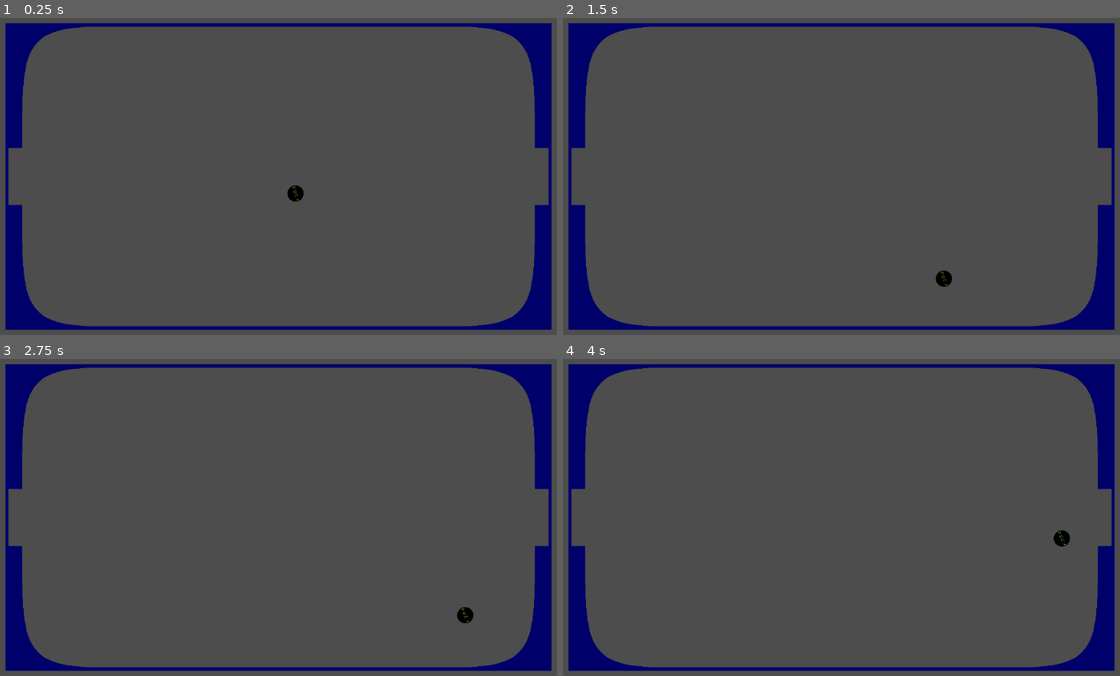
Above: before the commit, frames 1-4 (two rows, left to right).
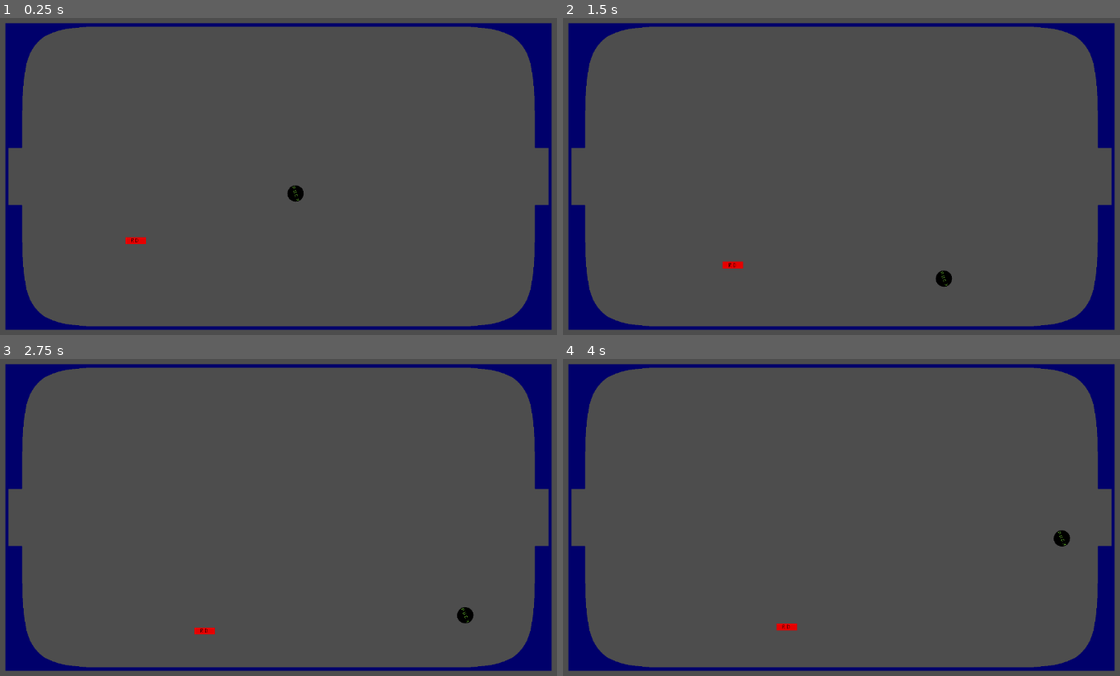
Above: after the commit, the same moments.

Repository: jdlorenz/bounce
Game: Godot game, scene res://scenes/game.tscn
The game is run twice, just before and just after one commit, with the same random seed, the same clock (stepped at 60 frames per second) and the same inputs.
Inputs:
- Up to frame 1 (0.25 s): no input
- Up to frame 2 (1.5 s): tap Enter (ui_accept) at 0.5, 0.6, 0.77, 1.07, 1.35 s; hold Right (ui_right) from 0.53 s (still down)
- Up to frame 3 (2.75 s): tap Enter (ui_accept) at 1.52, 1.82, 2.1 s; release Right (ui_right) at 2.03 s; hold Left (ui_left) from 2.03 s (still down)
- Up to frame 4 (4 s): release Left (ui_left) at 2.78 s; hold Right (ui_right) from 2.78 s (still down); tap Enter (ui_accept) at 2.85, 3.02, 3.32, 3.6, 3.77 s

The runs differ from the first frame. In frame 1, less than 0.1% of the frame differs, in the area x 22-27%, y 68-72%; in frame 2, less than 0.1%, in the area x 28-33%, y 76-80%; in frame 3, less than 0.1%; in frame 4, less than 0.1%.

Commit message:
adding in player idle mode

Diff:
--- a/scenes/RightDef.tscn
+++ /dev/null
@@ -1,17 +0,0 @@
-[gd_scene load_steps=3 format=3 uid="uid://drjsia7us73vf"]
-
-[ext_resource type="Texture2D" uid="uid://3w4f4xolgjxc" path="res://assets/sprites/rd.png" id="1_dpefc"]
-
-[sub_resource type="RectangleShape2D" id="RectangleShape2D_vu7rk"]
-size = Vector2(60, 20)
-
-[node name="RightDef" type="Node2D"]
-
-[node name="RigidBody2D" type="RigidBody2D" parent="."]
-position = Vector2(275, 386)
-
-[node name="Rd" type="Sprite2D" parent="RigidBody2D"]
-texture = ExtResource("1_dpefc")
-
-[node name="CollisionShape2D" type="CollisionShape2D" parent="RigidBody2D"]
-shape = SubResource("RectangleShape2D_vu7rk")
--- /dev/null
+++ b/scenes/UnitChase.gd
@@ -0,0 +1,11 @@
+extends Node
+
+
+# Called when the node enters the scene tree for the first time.
+func _ready() -> void:
+	pass # Replace with function body.
+
+
+# Called every frame. 'delta' is the elapsed time since the previous frame.
+func _process(delta: float) -> void:
+	pass
--- /dev/null
+++ b/scenes/defense.gd
@@ -0,0 +1,2 @@
+extends RigidBody2D
+class_name player
--- a/scenes/game.tscn
+++ b/scenes/game.tscn
@@ -1,7 +1,12 @@
-[gd_scene load_steps=58 format=3 uid="uid://djtoxueawgf3e"]
+[gd_scene load_steps=65 format=3 uid="uid://djtoxueawgf3e"]
 
 [ext_resource type="PackedScene" uid="uid://b7j4r2cx45yq6" path="res://scenes/puck.tscn" id="1_akwt1"]
 [ext_resource type="Texture2D" uid="uid://bdygcp4ugbb6i" path="res://assets/sprites/rink_flat.png" id="2_dovg0"]
+[ext_resource type="Script" path="res://scenes/player.gd" id="3_dte2d"]
+[ext_resource type="Texture2D" uid="uid://3w4f4xolgjxc" path="res://assets/sprites/rd.png" id="4_okwn0"]
+[ext_resource type="Script" path="res://scenes/state_machine.gd" id="5_vh1ue"]
+[ext_resource type="Script" path="res://scripts/states/UnitIdle.gd" id="6_btv8s"]
+[ext_resource type="Script" path="res://scripts/states/UnitChasePuck.gd" id="7_ev0l1"]
 
 [sub_resource type="GDScript" id="GDScript_k20qk"]
 
@@ -197,6 +202,20 @@
 [sub_resource type="SegmentShape2D" id="SegmentShape2D_stw31"]
 a = Vector2(139, -180)
 b = Vector2(95, -183)
+
+[sub_resource type="RectangleShape2D" id="RectangleShape2D_sem0u"]
+size = Vector2(60, 19)
+
+[sub_resource type="SpriteFrames" id="SpriteFrames_w5fme"]
+animations = [{
+"frames": [{
+"duration": 1.0,
+"texture": ExtResource("4_okwn0")
+}],
+"loop": true,
+"name": &"default",
+"speed": 5.0
+}]
 
 [node name="Game" type="Node2D"]
 position = Vector2(-4, 2)
@@ -434,9 +453,31 @@
 [node name="CollisionShape2D58" type="CollisionShape2D" parent="RinkFlat/StaticBody2D"]
 shape = SubResource("SegmentShape2D_stw31")
 
-[node name="Puck" parent="." instance=ExtResource("1_akwt1")]
+[node name="Puck" parent="." groups=["Puck"] instance=ExtResource("1_akwt1")]
 position = Vector2(861, -477)
 gravity_scale = 0.0
 angular_velocity = 0.261799
 
-[node name="RightDef" type="RigidBody2D" parent="."]
+[node name="Player" type="RigidBody2D" parent="."]
+position = Vector2(389, -325)
+gravity_scale = 0.0
+script = ExtResource("3_dte2d")
+
+[node name="CollisionShape2D" type="CollisionShape2D" parent="Player"]
+position = Vector2(34, 21.5)
+shape = SubResource("RectangleShape2D_sem0u")
+
+[node name="AnimatedSprite2D" type="AnimatedSprite2D" parent="Player"]
+position = Vector2(34, 22)
+sprite_frames = SubResource("SpriteFrames_w5fme")
+
+[node name="StateMachine" type="Node" parent="Player" node_paths=PackedStringArray("initial_state")]
+script = ExtResource("5_vh1ue")
+initial_state = NodePath("UnitIdle")
+
+[node name="UnitIdle" type="Node" parent="Player/StateMachine" node_paths=PackedStringArray("player")]
+script = ExtResource("6_btv8s")
+player = NodePath("../..")
+
+[node name="UnitChasePuck" type="Node" parent="Player/StateMachine"]
+script = ExtResource("7_ev0l1")
--- /dev/null
+++ b/scenes/player.gd
@@ -0,0 +1,2 @@
+extends RigidBody2D
+class_name Player
--- /dev/null
+++ b/scenes/playrt.gd
@@ -0,0 +1,2 @@
+extends RigidBody2D
+class_name player
--- /dev/null
+++ b/scenes/state_machine.gd
@@ -0,0 +1,35 @@
+extends Node
+
+@export var initial_state : State
+
+var current_state : State
+var states : Dictionary = {}
+
+func _ready():
+	for child in get_children():
+		if child is State:
+			states[child.name.to_lower()] = child
+			child.Transitioned.connect(on_child_transition)
+
+	if initial_state:
+		initial_state.Enter()
+		current_state = initial_state
+
+func _process(delta):
+	if current_state:
+		current_state.Update(delta)
+
+func _physics_process(delta):
+	if current_state:
+		current_state.Physics_Update(delta)
+
+func on_child_transition(state, new_state_name):
+	if state != current_state:
+		return
+
+	var new_state = states.get(new_state_name.to_lower())
+	if !new_state:
+		return
+
+	if current_state:
+		current_state.exit()
--- a/scripts/player.gd
+++ /dev/null
@@ -1,25 +0,0 @@
-extends CharacterBody2D
-
-
-const SPEED = 300.0
-const JUMP_VELOCITY = -400.0
-
-
-func _physics_process(delta: float) -> void:
-	# Add the gravity.
-	if not is_on_floor():
-		velocity += get_gravity() * delta
-
-	# Handle jump.
-	if Input.is_action_just_pressed("ui_accept") and is_on_floor():
-		velocity.y = JUMP_VELOCITY
-
-	# Get the input direction and handle the movement/deceleration.
-	# As good practice, you should replace UI actions with custom gameplay actions.
-	var direction := Input.get_axis("ui_left", "ui_right")
-	if direction:
-		velocity.x = direction * SPEED
-	else:
-		velocity.x = move_toward(velocity.x, 0, SPEED)
-
-	move_and_slide()
--- /dev/null
+++ b/scripts/states/States.gd
@@ -0,0 +1,16 @@
+extends Node
+class_name State
+
+signal Transitioned
+
+func Enter():
+	pass
+
+func Exit():
+	pass
+
+func Update(_delta: float):
+	pass
+
+func Physics_Update(_delta: float):
+	pass
--- /dev/null
+++ b/scripts/states/UnitChasePuck.gd
@@ -0,0 +1,32 @@
+extends State
+class_name UnitChasePuck
+
+@export var player: RigidBody2D
+@export var move_speed:= 100.0
+
+var move_direction : Vector2
+var wander_time : float
+
+func move_towards_puck():
+	move_direction = Vector2(randf_range(-1, 1), randf_range(-1, 1)).normalized()
+	wander_time = randf_range(1,4)
+
+func rotate_towards_puck():
+	move_direction = Vector2(randf_range(-1, 1), randf_range(-1, 1)).normalized()
+	wander_time = randf_range(1,4)
+
+func Enter():
+	rotate_towards_puck()
+	move_towards_puck()
+
+func Update(delta: float):
+	if wander_time > 0:
+		wander_time -= delta
+
+	else:
+		rotate_towards_puck()
+		move_towards_puck()
+
+func Physics_Update(delta: float):
+	if player:
+		player.linear_velocity = move_direction * move_speed
--- /dev/null
+++ b/scripts/states/UnitIdle.gd
@@ -0,0 +1,26 @@
+extends State
+class_name UnitIdle
+
+@export var player: RigidBody2D
+@export var move_speed:= 100.0
+
+var move_direction : Vector2
+var wander_time : float
+
+func randomize_wander():
+	move_direction = Vector2(randf_range(-1, 1), randf_range(-1, 1)).normalized()
+	wander_time = randf_range(1,4)
+
+func Enter():
+	randomize_wander()
+
+func Update(delta: float):
+	if wander_time > 0:
+		wander_time -= delta
+
+	else:
+		randomize_wander()
+
+func Physics_Update(delta: float):
+	if player:
+		player.linear_velocity = move_direction * move_speed
